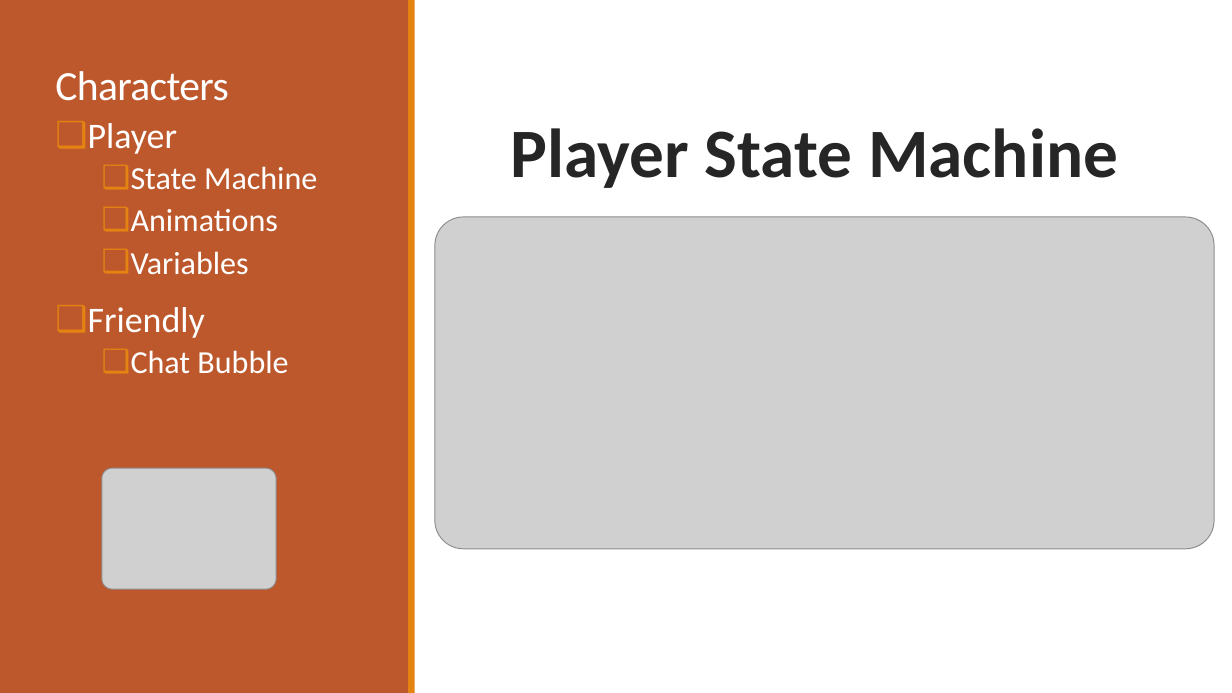
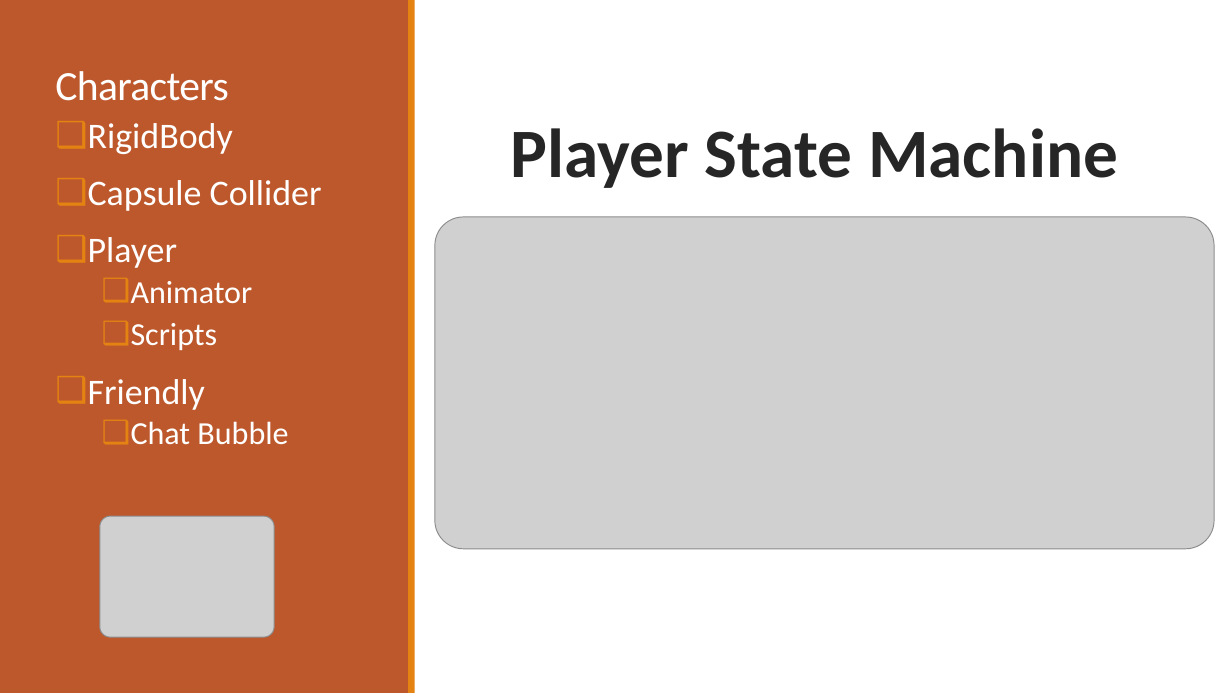
Before and after one commit to jonnynabors/Belly-Of-The-Beast, a slide deck: slide 9 of Documentation/Design Document/UnityDesignPresentation.pptx. Drawn at 1232x693 pixels with LibreOffice and Linux fonts; fonts in the diff are those of the drawing; grey boxes stand for pictures. Boxes give left, top, right and bottom in pixels: in the first picture for what was removed or moved away, otherwise in the second. Text is boxed around its words. In the diff, an @@ line names an element or a change of style, - is before the commit and + after.

```diff
--- a/Documentation/Design Document/UnityDesignPresentation.pptx
+++ b/Documentation/Design Document/UnityDesignPresentation.pptx
@@ text at box(88, 123, 322, 211): paragraphs added @@
+❑ RigidBody
+❑ Capsule Collider
@@ text at box(131, 281, 253, 350): text changed @@
-  ❑ State Machine
-  ❑ Animations
-  ❑ Variables
+  ❑ Animator
+  ❑ Scripts
@@ picture: place and size @@
-picture at box(102, 469, 276, 590)
+picture at box(100, 517, 274, 638)
```
Also in this commit, not shown: 1 other slide changed, 2 other files.
